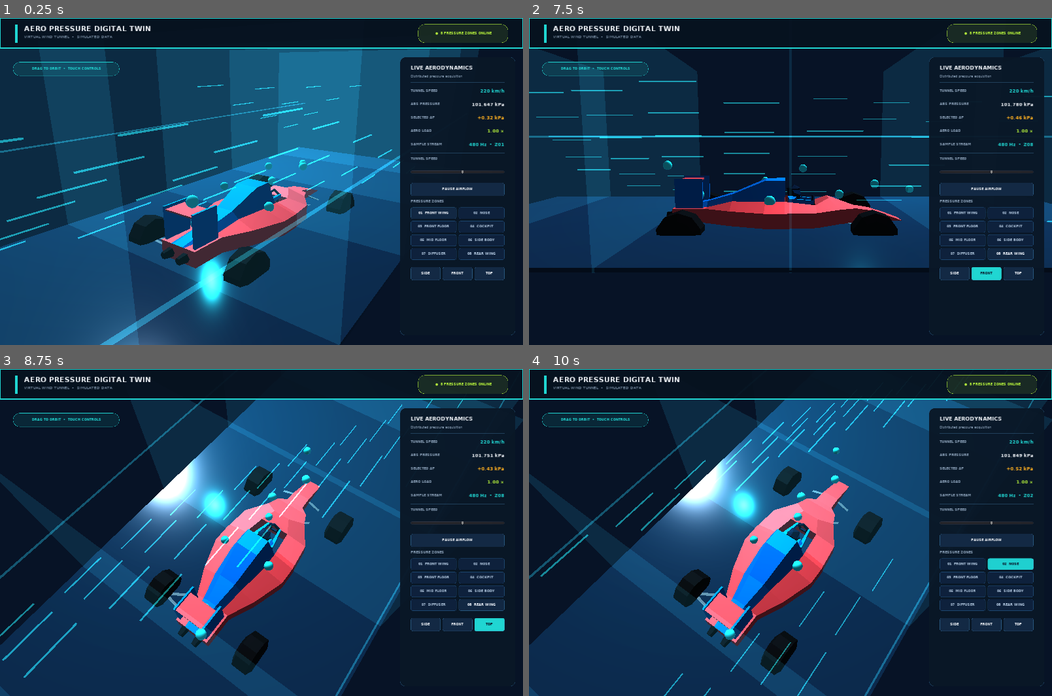
Above: before the commit, frames 1-4 (two rows, left to right).
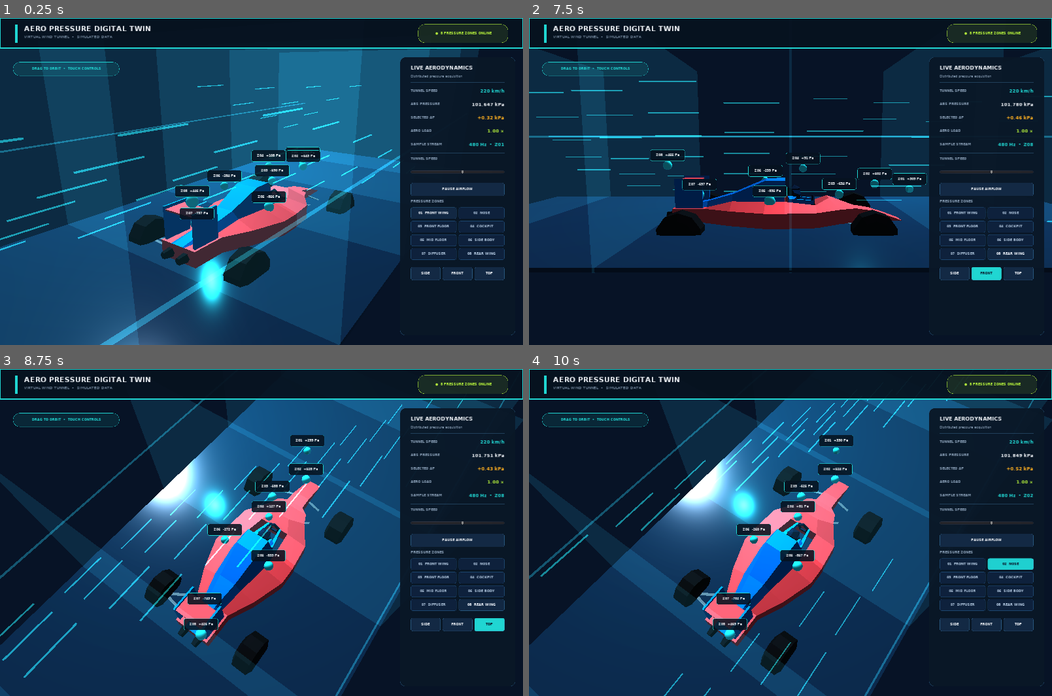
Above: after the commit, the same moments.

Repository: active-esl/godot-demos
Game: Godot game, scene res://Main.tscn
The game is run twice, just before and just after one commit, with the same random seed, the same clock (stepped at 60 frames per second) and the same inputs.
Inputs:
- Up to frame 1 (0.25 s): no input
- Up to frame 2 (7.5 s): click "01 FRONT WING" at 0.5 s; click "02 NOSE" at 1.25 s; click "03 FRONT FLOOR" at 2 s; click "04 COCKPIT" at 2.75 s; click "05 MID FLOOR" at 3.5 s; click "06 SIDE BODY" at 4.25 s; click "07 DIFFUSER" at 5 s; click "08 REAR WING" at 5.75 s; click "SIDE" at 6.5 s; click "FRONT" at 7.25 s
- Up to frame 3 (8.75 s): click "TOP" at 8 s
- Up to frame 4 (10 s): click "01 FRONT WING" at 8.75 s; click "02 NOSE" at 9.5 s

The runs differ from the first frame. In frame 1, 1.7% of the frame differs, in the area x 33-62%, y 39-62%; in frame 2, 1.2%; in frame 3, 1.8%, in the area x 35-62%, y 20-80%; in frame 4, 1.8%.

Commit message:
feat: show live values on aero sensors

Diff:
--- a/demos/aero-pressure-digital-twin/Main.gd
+++ b/demos/aero-pressure-digital-twin/Main.gd
@@ -23,6 +23,8 @@
 var flow_lines = []
 var sensor_markers = []
 var sensor_values = []
+var sensor_value_panels = []
+var sensor_value_labels = []
 var selected_sensor = 0
 var dragging = false
 var orbit_input_reported = false
@@ -205,6 +207,7 @@
 		b.connect("pressed", self, "select_sensor", [i])
 		grid.add_child(b)
 		sensor_buttons.append(b)
+	build_sensor_readouts(root)
 	column.add_child(separator())
 	var views = HBoxContainer.new()
 	views.add_constant_override("separation", 8)
@@ -214,6 +217,21 @@
 		b.connect("pressed", self, "set_view", [item[1], item[2]])
 		views.add_child(b)
 	select_sensor(0)
+
+func build_sensor_readouts(root):
+	for i in range(sensor_names.size()):
+		var panel = PanelContainer.new()
+		panel.mouse_filter = Control.MOUSE_FILTER_IGNORE
+		panel.rect_min_size = Vector2(126, 42)
+		panel.add_stylebox_override("panel", panel_style(Color(0.025, 0.07, 0.12, 0.88), CYAN, 7, 1))
+		var value = text("Z%02d  %+d Pa" % [i + 1, 0], 13, WHITE, true)
+		value.mouse_filter = Control.MOUSE_FILTER_IGNORE
+		value.align = Label.ALIGN_CENTER
+		value.valign = Label.VALIGN_CENTER
+		panel.add_child(value)
+		root.add_child(panel)
+		sensor_value_panels.append(panel)
+		sensor_value_labels.append(value)
 
 func _process(delta):
 	elapsed += delta
@@ -239,7 +257,19 @@
 		sensor_values[i] = 101325.0 + pressure_bias[i] * q + pulse
 		var intensity = min(1.0, abs(sensor_values[i] - 101325.0) / 900.0)
 		sensor_markers[i].scale = Vector3.ONE * (1.0 + intensity * 0.42 + sin(elapsed * 3.0 + i) * 0.06)
+	update_sensor_readouts()
 	update_readings(q)
+
+func update_sensor_readouts():
+	for i in range(sensor_value_panels.size()):
+		var marker_position = sensor_markers[i].global_transform.origin
+		var panel = sensor_value_panels[i]
+		panel.visible = not camera.is_position_behind(marker_position)
+		if panel.visible:
+			var screen_position = camera.unproject_position(marker_position)
+			panel.rect_position = screen_position + Vector2(-63, -58)
+			var delta_pa = int(round(sensor_values[i] - 101325.0))
+			sensor_value_labels[i].text = "Z%02d  %+.0f Pa" % [i + 1, delta_pa]
 
 func _input(event):
 	# The FRT/Wayland touchscreen also generates pointer events for Control
